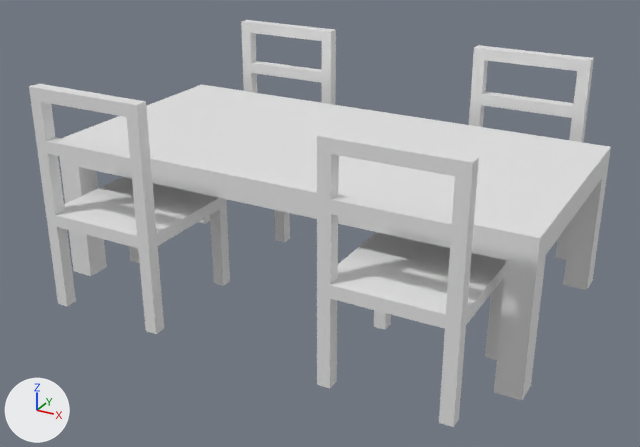
A saved change to the Blender file table_chair.blend.
One viewpoint serves both versions: a 50 mm camera at (3.22, -6.03, 2.49) aimed at (0.01, -0.21, -0.43). Lighting does not change. The marker at lower left points along +X, +Y and +Z.

Before the edit, the objects in view are built like this:
```python
me_cube_002 = bpy.data.meshes.new('Cube.002')
me_cube_002.from_pydata(...)  # 48 vertices, 46 faces; spans x -2.0..2.0, y -1.0..1.0, z -1.0..0.2
me_cube_003 = bpy.data.meshes.new('Cube.003')
me_cube_003.from_pydata(...)  # 80 vertices, 82 faces; spans x -0.5..0.5, y -0.5..0.5, z -0.8..1.0
me_cube_004 = bpy.data.meshes.new('Cube.004')
me_cube_004.from_pydata(...)  # 80 vertices, 82 faces; spans x -0.5..0.5, y -0.5..0.5, z -0.8..1.0
me_cube_005 = bpy.data.meshes.new('Cube.005')
me_cube_005.from_pydata(...)  # 80 vertices, 82 faces; spans x -0.5..0.5, y -0.5..0.5, z -0.8..1.0
me_cube_006 = bpy.data.meshes.new('Cube.006')
me_cube_006.from_pydata(...)  # 80 vertices, 82 faces; spans x -0.5..0.5, y -0.5..0.5, z -0.8..1.0
ob_chair_000 = bpy.data.objects.new('Chair.000', me_cube_003)
ob_chair_000.location = (1.2, -1.0, -0.2)
ob_chair_001 = bpy.data.objects.new('Chair.001', me_cube_004)
ob_chair_001.location = (-1.2, -1.0, -0.2)
ob_chair_002 = bpy.data.objects.new('Chair.002', me_cube_005)
ob_chair_002.location = (-1.2, 0.9, -0.2)
ob_chair_002.rotation_euler = (0.0, 0.0, -3.142)  # degrees (0, 0, -180)
ob_chair_003 = bpy.data.objects.new('Chair.003', me_cube_006)
ob_chair_003.location = (1.2, 0.9, -0.2)
ob_chair_003.rotation_euler = (0.0, 0.0, -3.142)  # degrees (0, 0, -180)
ob_table = bpy.data.objects.new('Table', me_cube_002)
ob_table.location = (0.0, 0.0, 0.0)
```
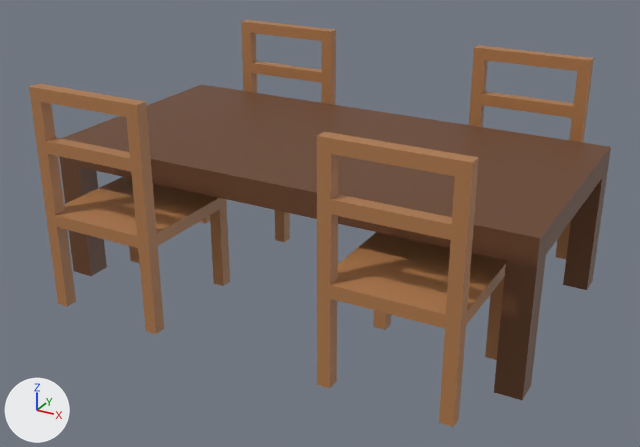
Location of each change, [x1, y1, x2, y2] in pixels of the pictures (640 x 447 px):
'Table', recoloured (white to brown): [59, 84, 611, 400] in both
'Chair.000', recoloured (grey to brown): [317, 131, 506, 427] in both
'Chair.001', recoloured (grey to brown): [29, 84, 230, 334] in both
'Chair.003', recoloured (grey to brown): [469, 45, 594, 295] in both
'Chair.002', recoloured (grey to brown): [199, 20, 336, 242] in both

Edits to the bpy script that builds the scene:
```text
Add mat_table:
    mat_table = principled_material('Table')
    mat_table.base_color = (0.144, 0.0561, 0.0212)  # brown #6a4328
Add mat_chair:
    mat_chair = principled_material('Chair')
    mat_chair.base_color = (0.44, 0.198, 0.0742)  # brown #b17b4d
Change me_cube_003:
    where me_cube_003.from_pydata(...)  # 80 vertices, 82 faces; spans x -0.5..0.5, y -0.5..0.5, z -0.8..1.0
    add me_cube_003.materials.append(mat_chair)  # brown #b17b4d
Change me_cube_004:
    where me_cube_004.from_pydata(...)  # 80 vertices, 82 faces; spans x -0.5..0.5, y -0.5..0.5, z -0.8..1.0
    add me_cube_004.materials.append(mat_chair)  # brown #b17b4d
Change me_cube_005:
    where me_cube_005.from_pydata(...)  # 80 vertices, 82 faces; spans x -0.5..0.5, y -0.5..0.5, z -0.8..1.0
    add me_cube_005.materials.append(mat_chair)  # brown #b17b4d
Change me_cube_006:
    where me_cube_006.from_pydata(...)  # 80 vertices, 82 faces; spans x -0.5..0.5, y -0.5..0.5, z -0.8..1.0
    add me_cube_006.materials.append(mat_chair)  # brown #b17b4d
Change me_cube_002:
    where me_cube_002.from_pydata(...)  # 48 vertices, 46 faces; spans x -2.0..2.0, y -1.0..1.0, z -1.0..0.2
    add me_cube_002.materials.append(mat_table)  # brown #6a4328
```
